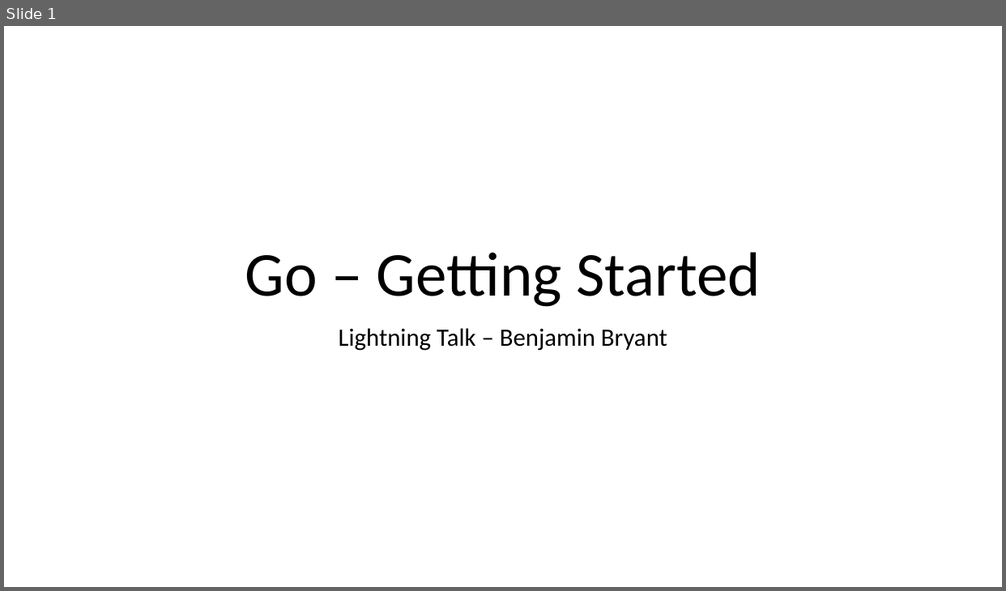
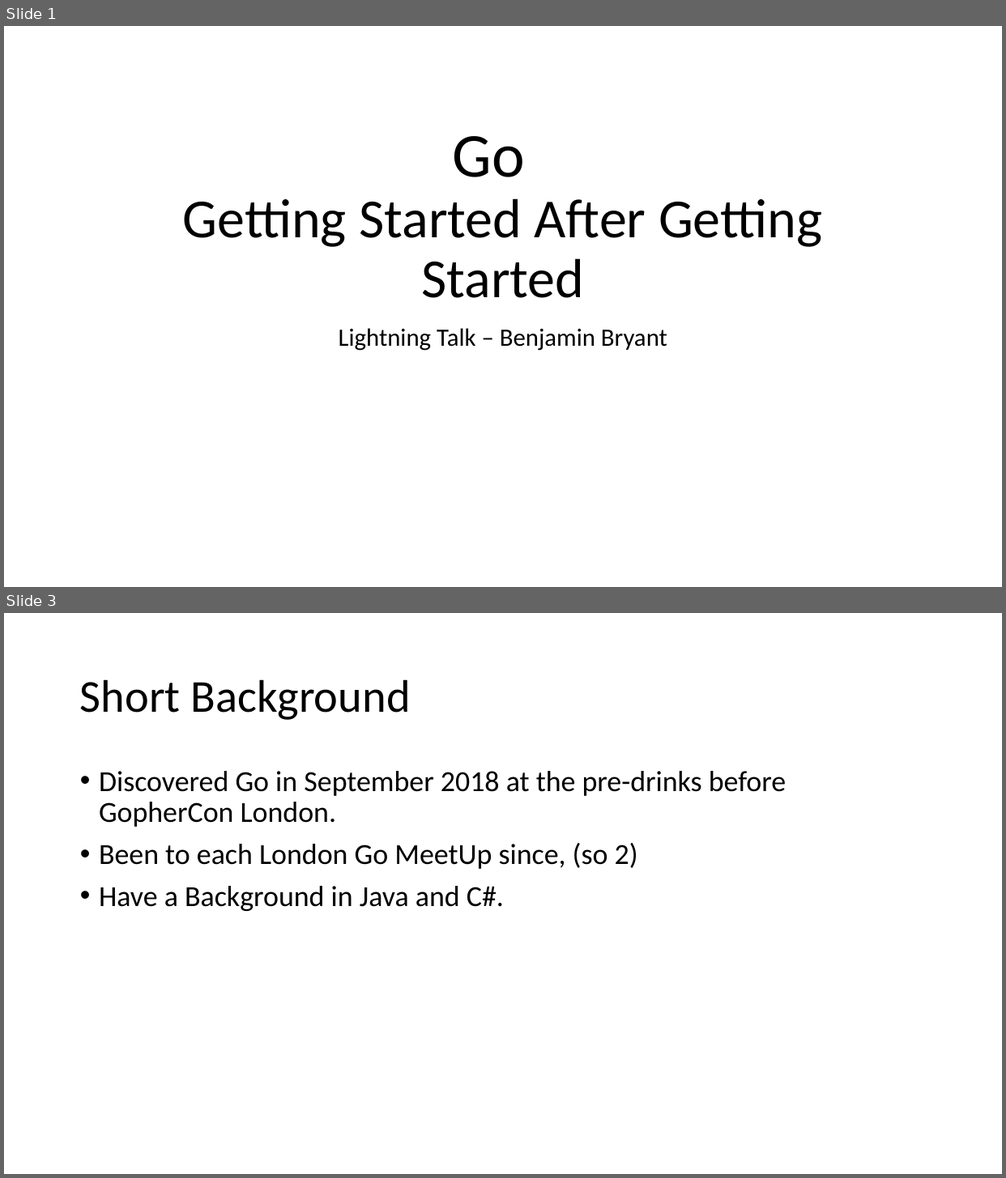
Before and after one commit to jaminologist/GopherLife, a slide deck: GopherLife.pptx. Shown one above the other, each under a label of ours: slide 1 before the commit, slides 1 and 3 after it; the slides between them are not shown. The pictures are 1006x591 and 1006x1178 pixels, drawn with LibreOffice and Linux fonts; fonts in the diff are those of the drawing. Boxes give left, top, right and bottom in pixels: in the first picture for what was removed or moved away, otherwise in the second. Text is boxed around its words. In the diff, an @@ line names an element or a change of style, - is before the commit and + after.

```diff
--- a/GopherLife.pptx
+++ b/GopherLife.pptx
@@ slide 3 added at (4, 613, 1002, 1174), background #FFFFFF @@
@@ title added at (80, 679, 411, 720), 44 pt, text #000000 @@
+Short Background
@@ text added at (99, 771, 786, 911), 28 pt, text #000000 @@
+• Discovered Go in September 2018 at the pre-drinks before GopherCon London.
+• Been to each London Go MeetUp since, (so 2)
+• Have a Background in Java and C#.
@@ slide 1 changed as well @@
@@ title at (183, 136, 822, 298): text changed; size 60 to 53 pt @@
-Go – Getting Started
+Go
+Getting Started After Getting Started
```
Also in this commit, not shown: 1 other slide changed, 9 other slides added.
